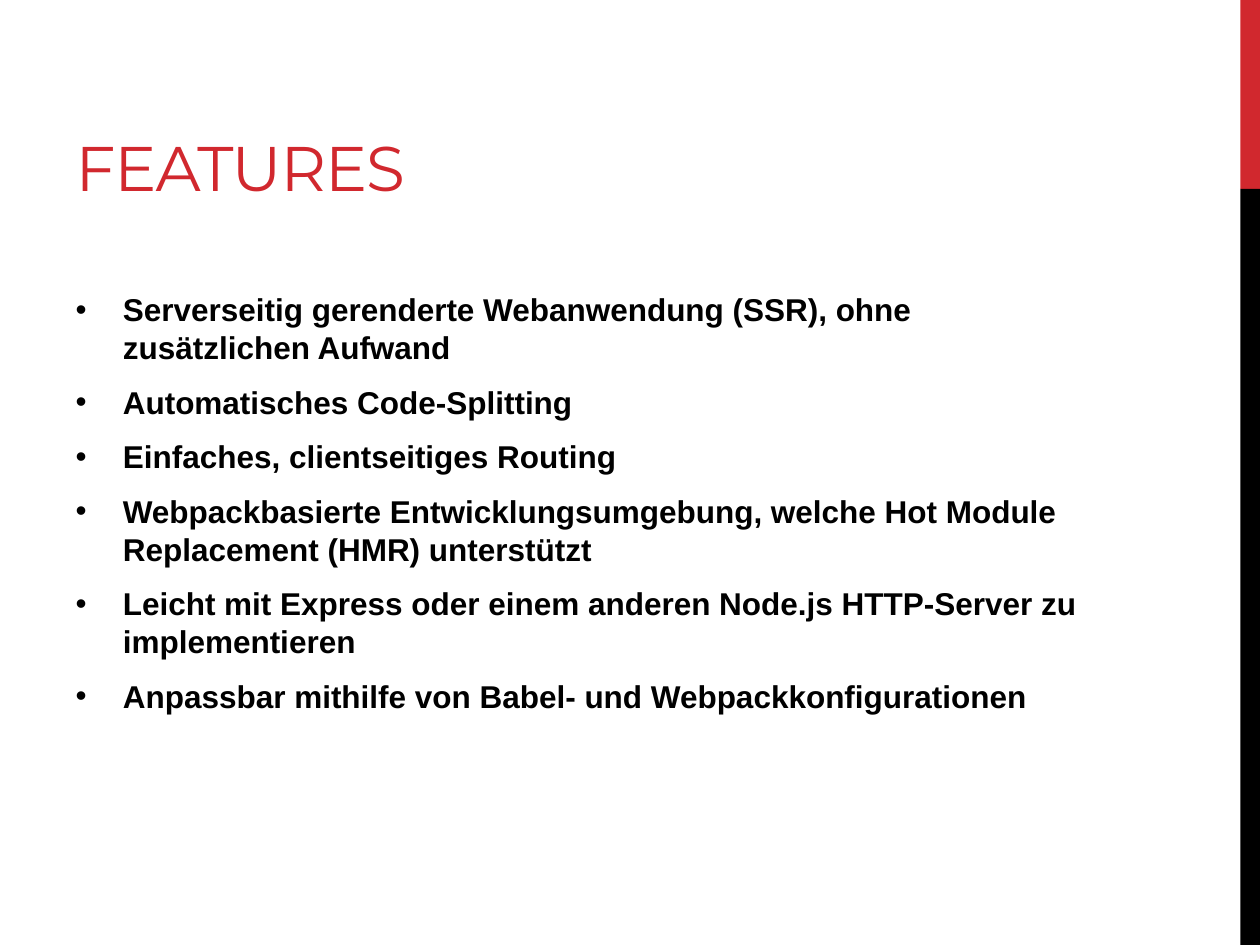
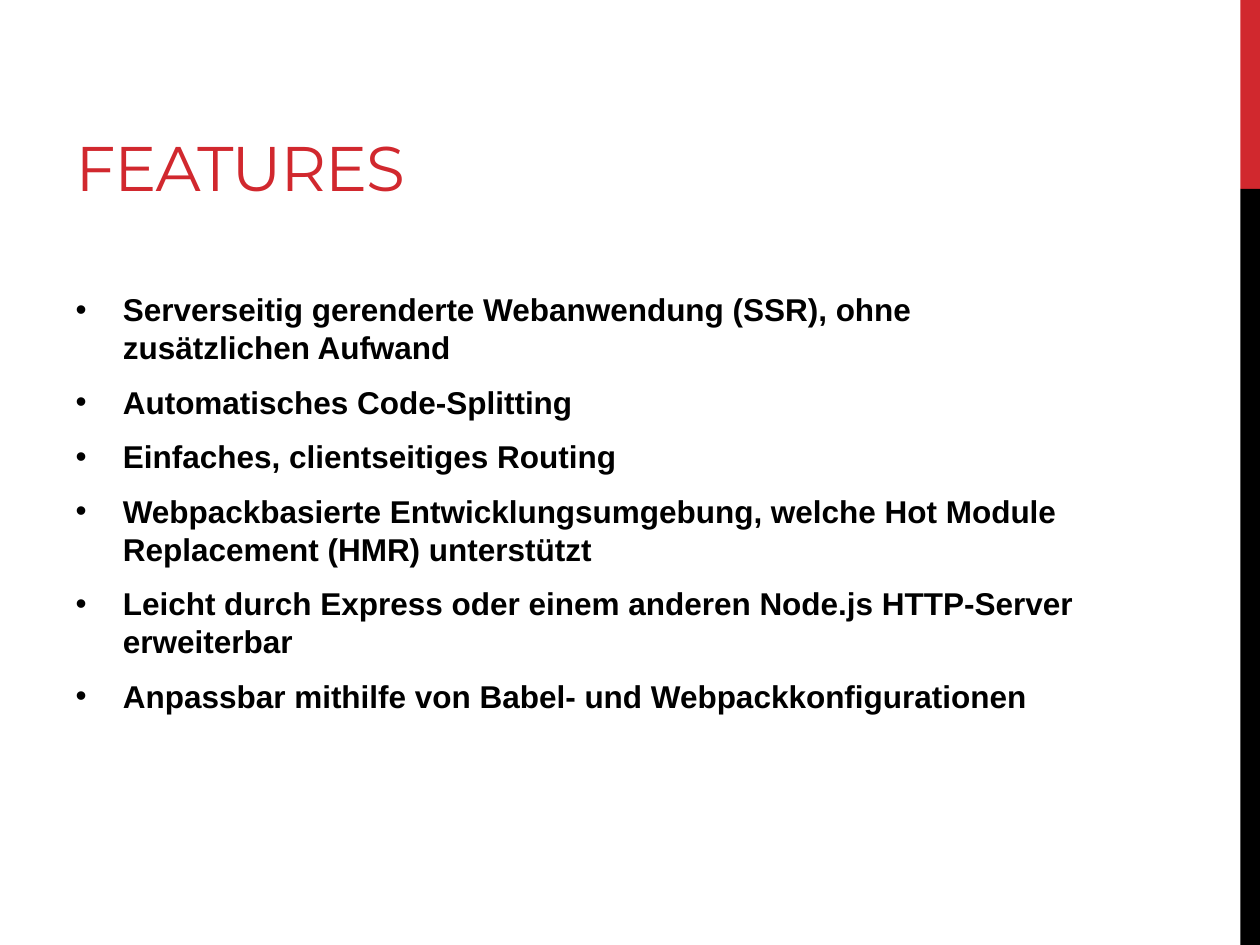
Before and after one commit to kr4cher/nextjs-ePortfolio, a slide deck: slide 7 of slides/ePortfolio-Next.js.pptx. Drawn at 1260x945 pixels with LibreOffice and Linux fonts; fonts in the diff are those of the drawing. Boxes give left, top, right and bottom in pixels: in the first picture for what was removed or moved away, otherwise in the second. Text is boxed around its words. In the diff, an @@ line names an element or a change of style, - is before the commit and + after.

Commit message:
finished powerpoint slides

```diff
--- a/slides/ePortfolio-Next.js.pptx
+++ b/slides/ePortfolio-Next.js.pptx
@@ text at (x1=123, y1=592, x2=1073, y2=654): text changed @@
-• Leicht mit Express oder einem anderen Node.js HTTP-Server zu implementieren
+• Leicht durch Express oder einem anderen Node.js HTTP-Server erweiterbar
```
Also in this commit, not shown: 1 other slide changed.
